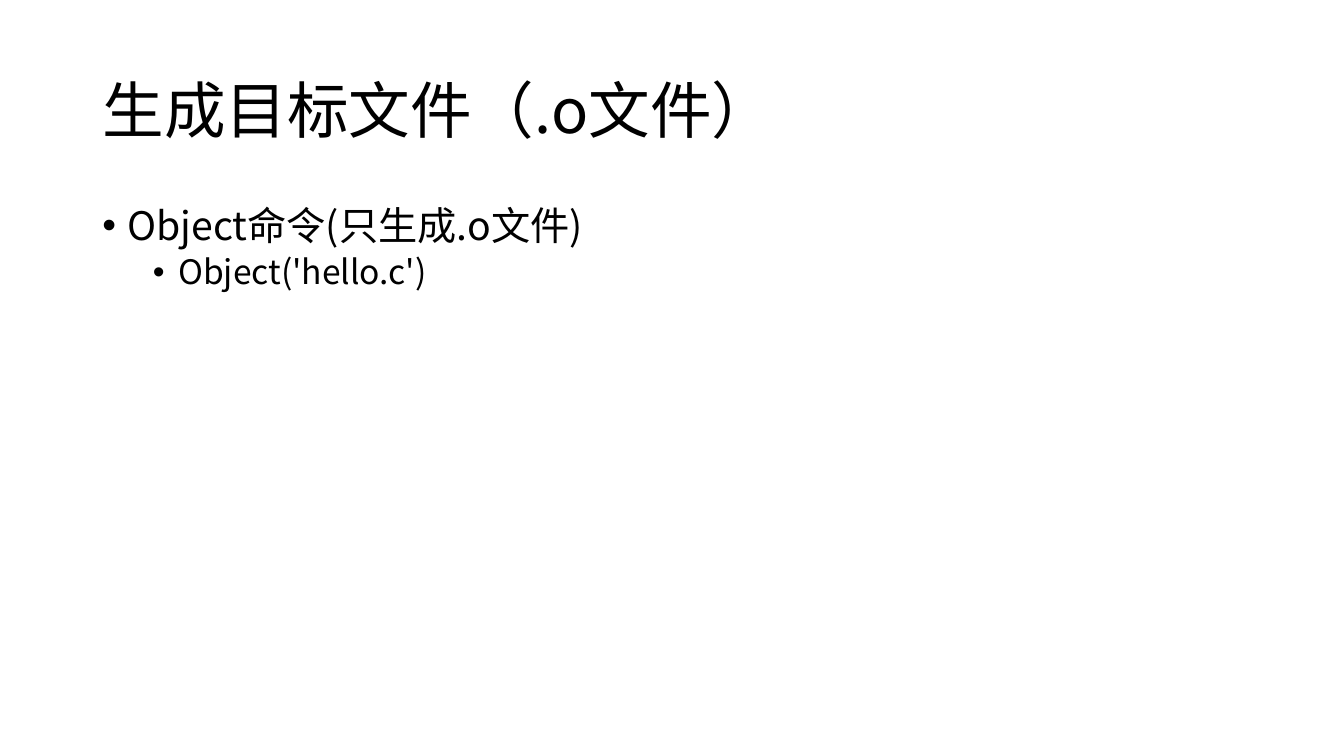
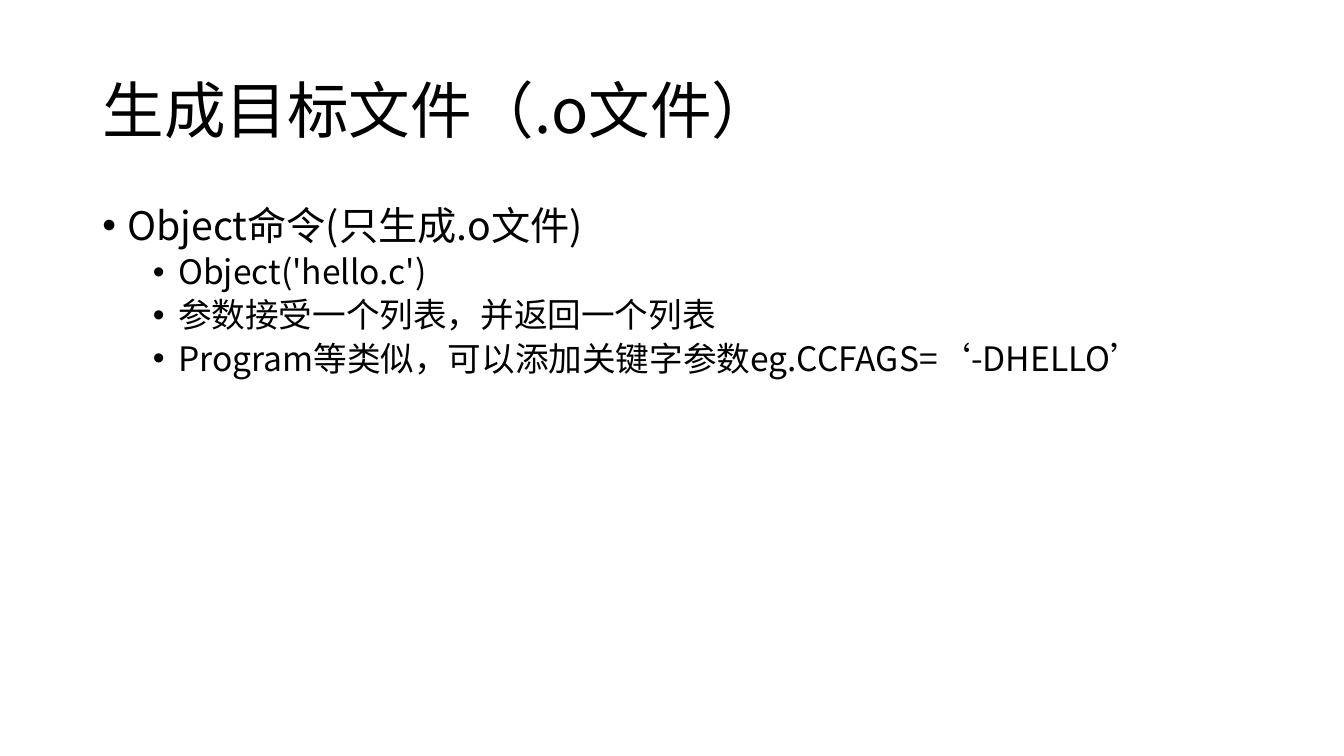
Before and after one commit to h8d9123/CSGamePhysicalEngine, a slide deck: slide 8 of example/learnscons/learnscons.pptx. Drawn at 1344x756 pixels with LibreOffice and Linux fonts; fonts in the diff are those of the drawing. Boxes give left, top, right and bottom in pixels: in the first picture for what was removed or moved away, otherwise in the second. Text is boxed around its words. In the diff, an @@ line names an element or a change of style, - is before the commit and + after.

```diff
--- a/example/learnscons/learnscons.pptx
+++ b/example/learnscons/learnscons.pptx
@@ text at [178, 298, 1144, 380]: paragraphs added @@
+  • 参数接受一个列表，并返回一个列表
+  • Program等类似，可以添加关键字参数eg.CCFAGS=‘-DHELLO’
```
Also in this commit, not shown: 15 slides added, 1 slide removed, 21 other files.
